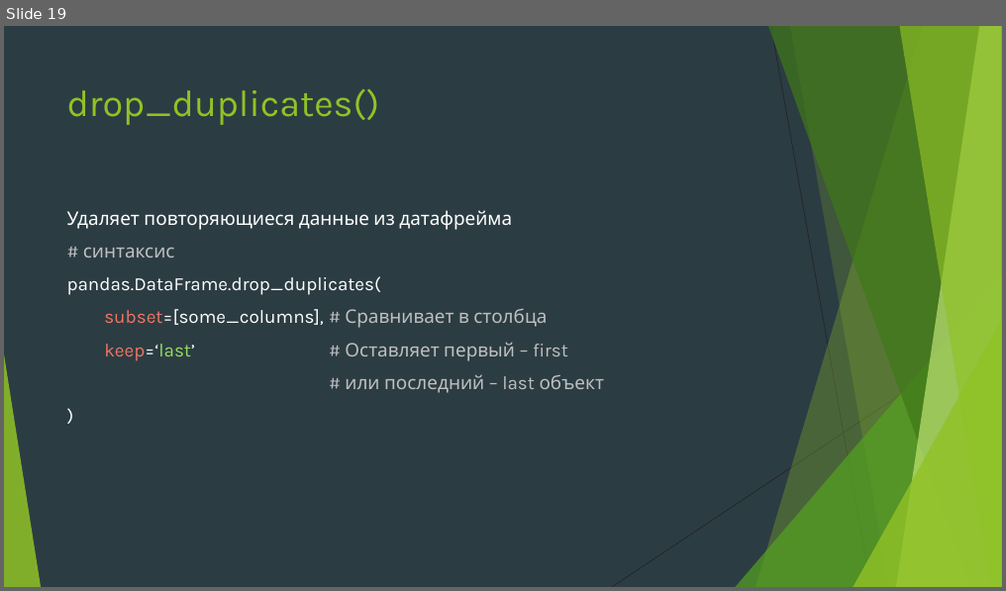
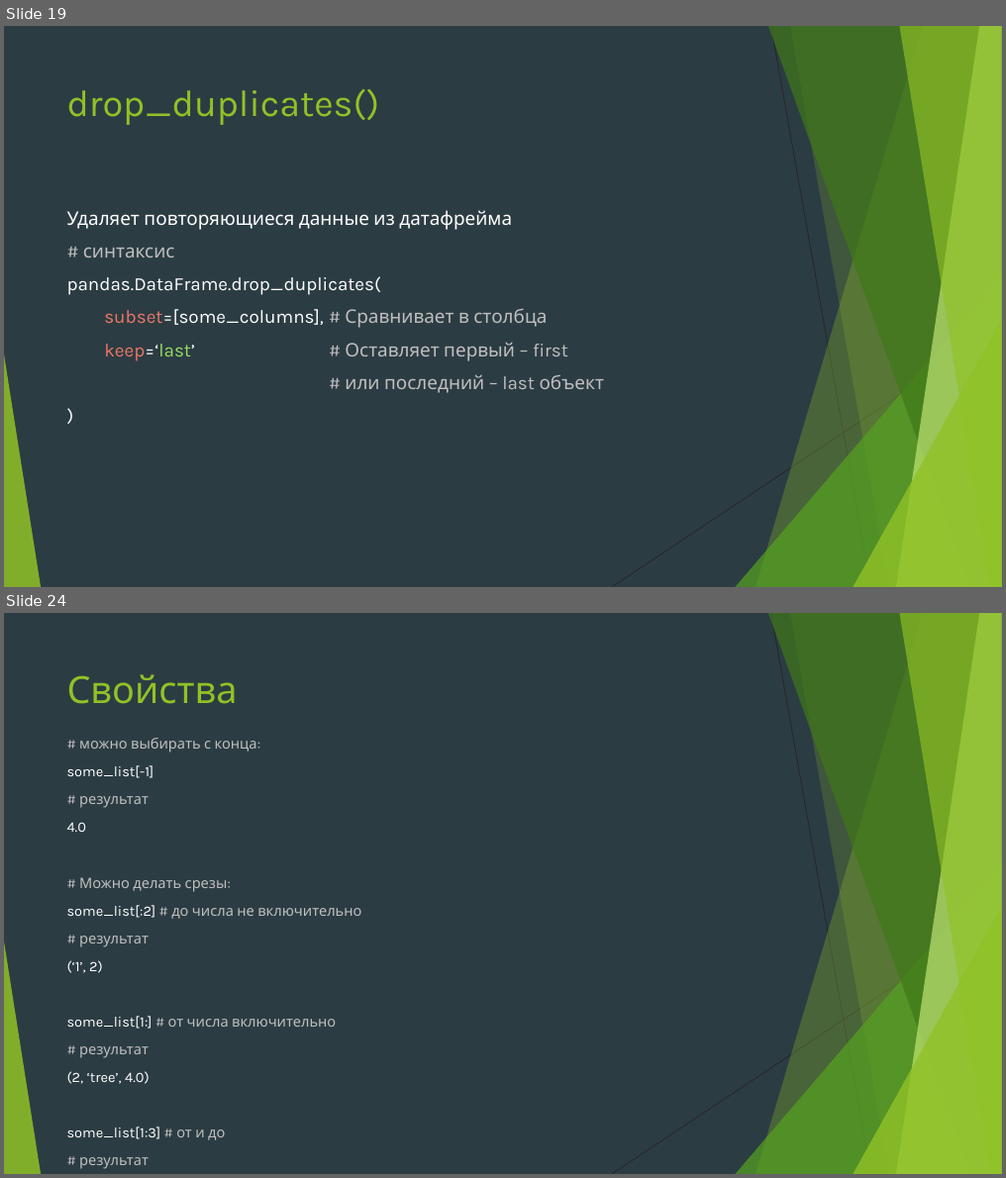
Before and after one commit to Yegor9151/for_corund, a slide deck: course_project_for_korund/ver 1.1/уроки/урок 7.pptx. Shown one above the other, each under a label of ours: slide 19 before the commit, slides 19 and 24 after it; the slides between them are not shown. The pictures are 1006x591 and 1006x1178 pixels, drawn with LibreOffice and Linux fonts; fonts in the diff are those of the drawing. Boxes give left, top, right and bottom in pixels: in the first picture for what was removed or moved away, otherwise in the second. Text is boxed around its words. In the diff, an @@ line names an element or a change of style, - is before the commit and + after.

```diff
--- a/course_project_for_korund/ver 1.1/уроки/урок 7.pptx
+++ b/course_project_for_korund/ver 1.1/уроки/урок 7.pptx
@@ slide 24 added at (4,613,1002,1174), background #2C3C43; not listed: 10 template elements that a slide beside it also shows @@
@@ title added at (67,674,238,704), 36 pt, text #90C226 @@
+Свойства
@@ text added at (67,738,361,1169), 13.9 pt, text #BFBFBF @@
+# можно выбирать с конца:
+some_list[-1]
+# результат
+4.0
+# Можно делать срезы:
+some_list[:2] # до числа не включительно
+# результат
+(‘1’, 2)
+some_list[1:] # от числа включительно
+# результат
+(2, ‘tree’, 4.0)
+some_list[1:3] # от и до
+# результат
+(2, ‘tree’)
```
Also in this commit, not shown: 2 slides changed, 5 other slides added, 1 slide removed.
